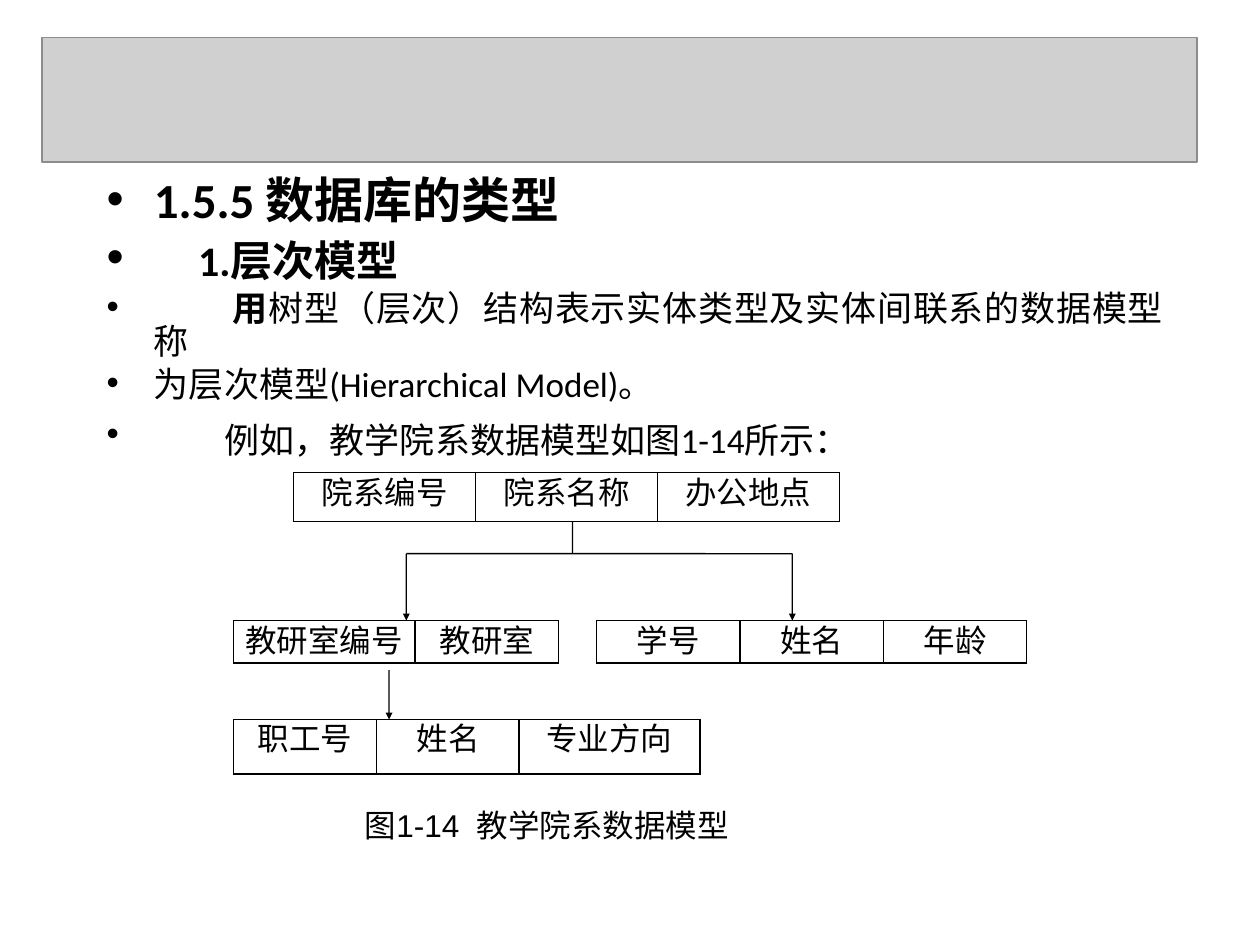
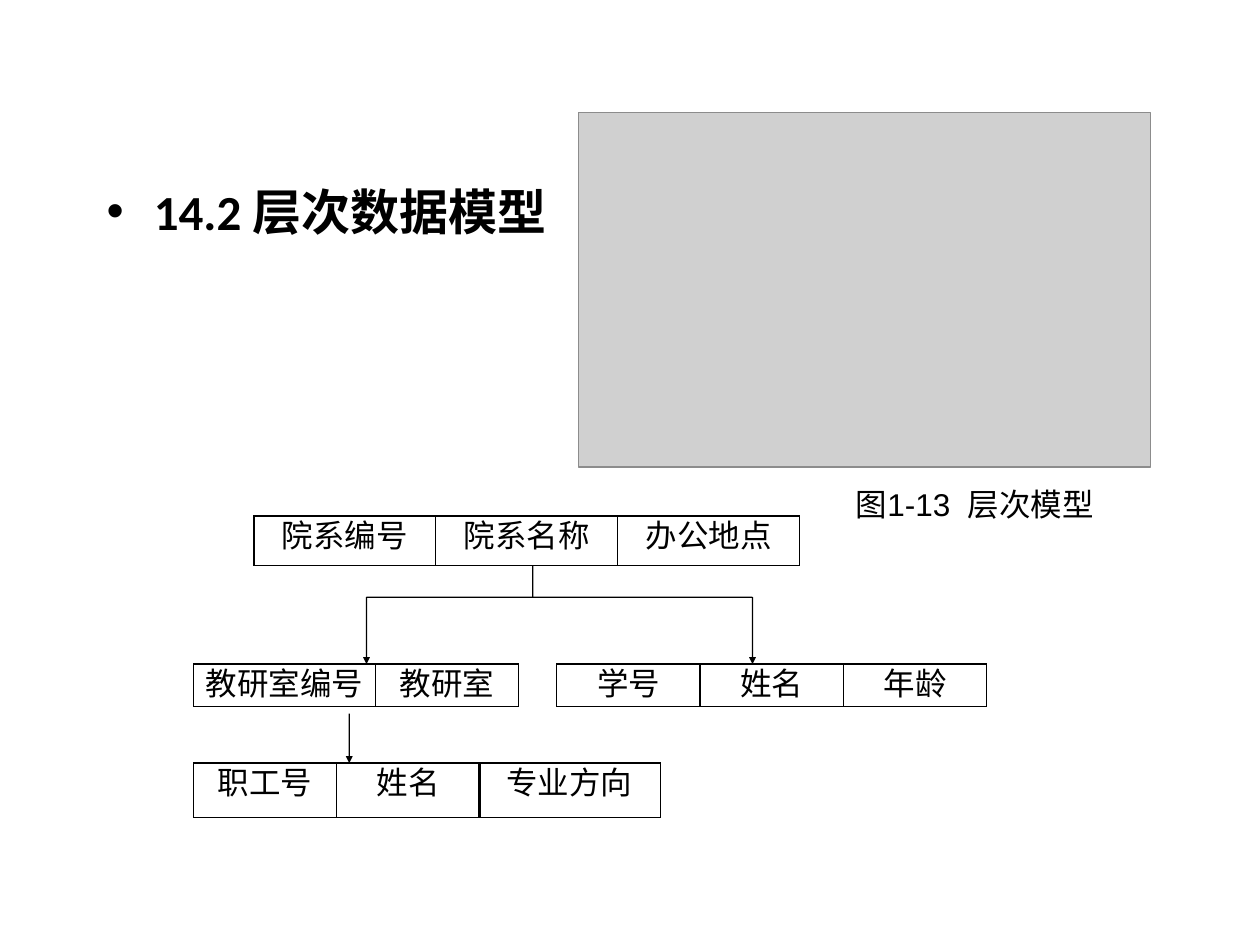
Before and after one commit to yuqingmao2019/MyWorkSpace, a slide deck: slide 43 of 数据库ppt/第1章.ppt (slide 36 before the commit). Drawn at 1260x945 pixels with LibreOffice and Linux fonts; fonts in the diff are those of the drawing; grey boxes stand for pictures; background and template pictures are left out. Boxes give left, top, right and bottom in pixels: in the first picture for what was removed or moved away, otherwise in the second. Text is boxed around its words. In the diff, an @@ line names an element or a change of style, - is before the commit and + after.

Commit message:
增加一些数据库笔记

```diff
--- a/数据库ppt/第1章.ppt
+++ b/数据库ppt/第1章.ppt
@@ picture: place and size @@
-picture at [42, 38, 1197, 163]
+picture at [578, 113, 1150, 467]
@@ text removed at [154, 176, 1163, 457] @@
-• 1.5.5 数据库的类型
-• 1.层次模型
-• 用树型（层次）结构表示实体类型及实体间联系的数据模型称
-• 为层次模型(Hierarchical Model)。
-• 例如，教学院系数据模型如图1-14所示：
@@ text added at [154, 188, 546, 235], 28 pt, text #000000, bold @@
+• 14.2 层次数据模型
@@ text added at [856, 489, 1094, 519], 18 pt, text #000000 @@
+图1-13 层次模型
@@ 11 rectangles, 3 arrows, 2 lines: place and size @@
-11 rectangles, 3 arrows, 2 lines at [233, 472, 1027, 774]
+11 rectangles, 3 arrows, 2 lines at [193, 517, 987, 818]
@@ text removed at [365, 810, 729, 840] @@
-图1-14 教学院系数据模型
```
Also in this commit, not shown: 84 other slides changed, 51 slides added, 36 slides removed, 7 other files.
